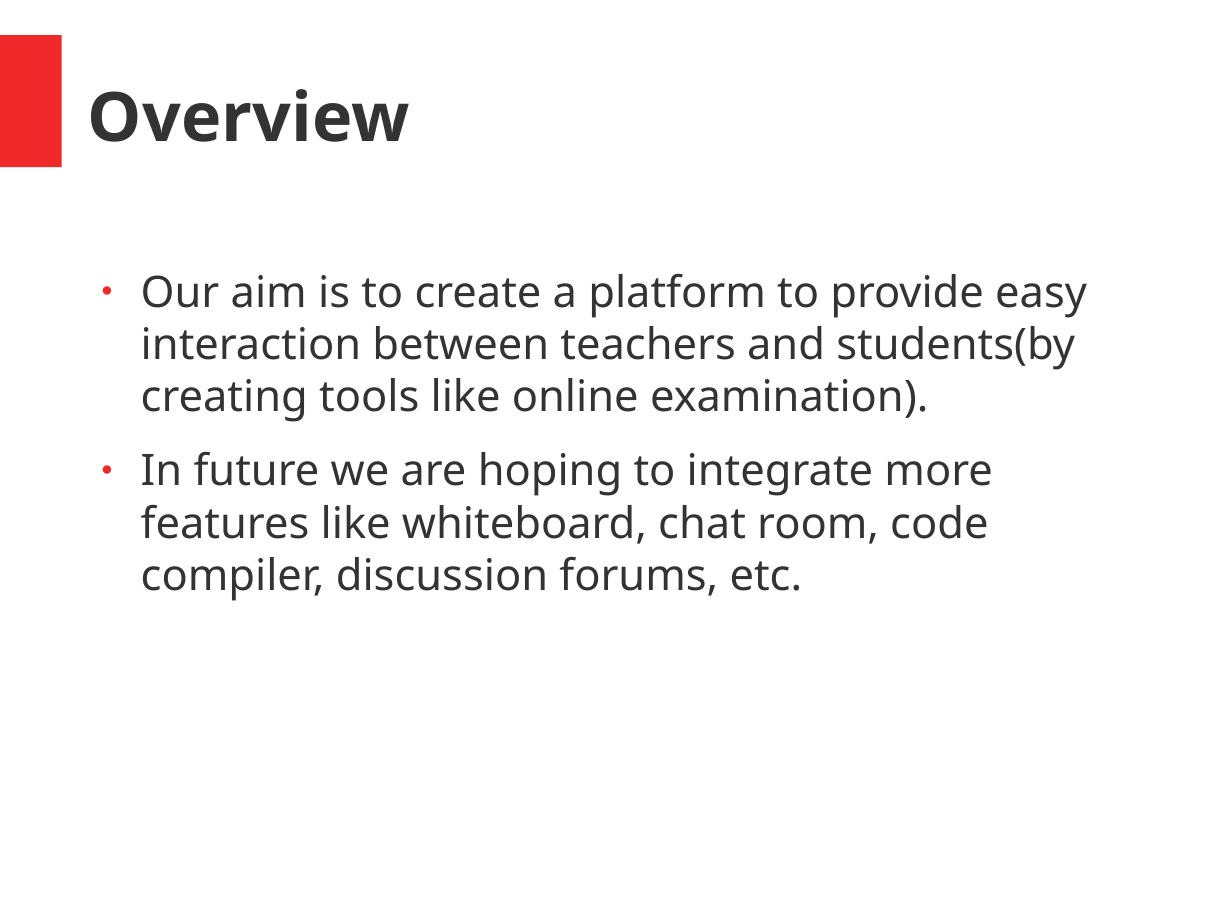
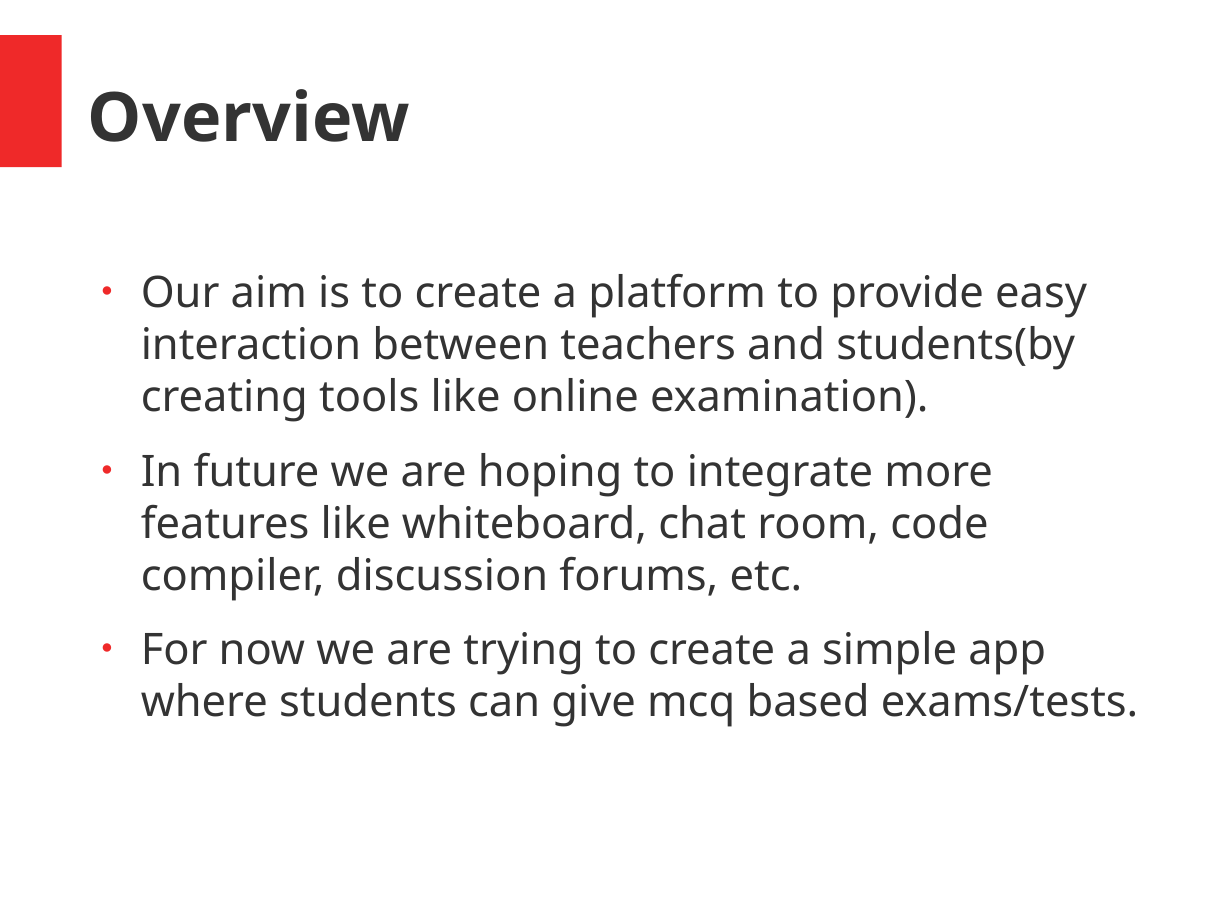
Before and after one commit to srtkRWT/OJ, a slide deck: slide 3 of OJ_presentation.pptx. Drawn at 1232x924 pixels with LibreOffice and Linux fonts; fonts in the diff are those of the drawing. Boxes give left, top, right and bottom in pixels: in the first picture for what was removed or moved away, otherwise in the second. Text is boxed around its words. In the diff, an @@ line names an element or a change of style, - is before the commit and + after.

```diff
--- a/OJ_presentation.pptx
+++ b/OJ_presentation.pptx
@@ text at [141, 631, 1139, 727]: paragraph added @@
+● For now we are trying to create a simple app where students can give mcq based exams/tests.
```
Also in this commit, not shown: 3 other slides changed, 2 slides added.
